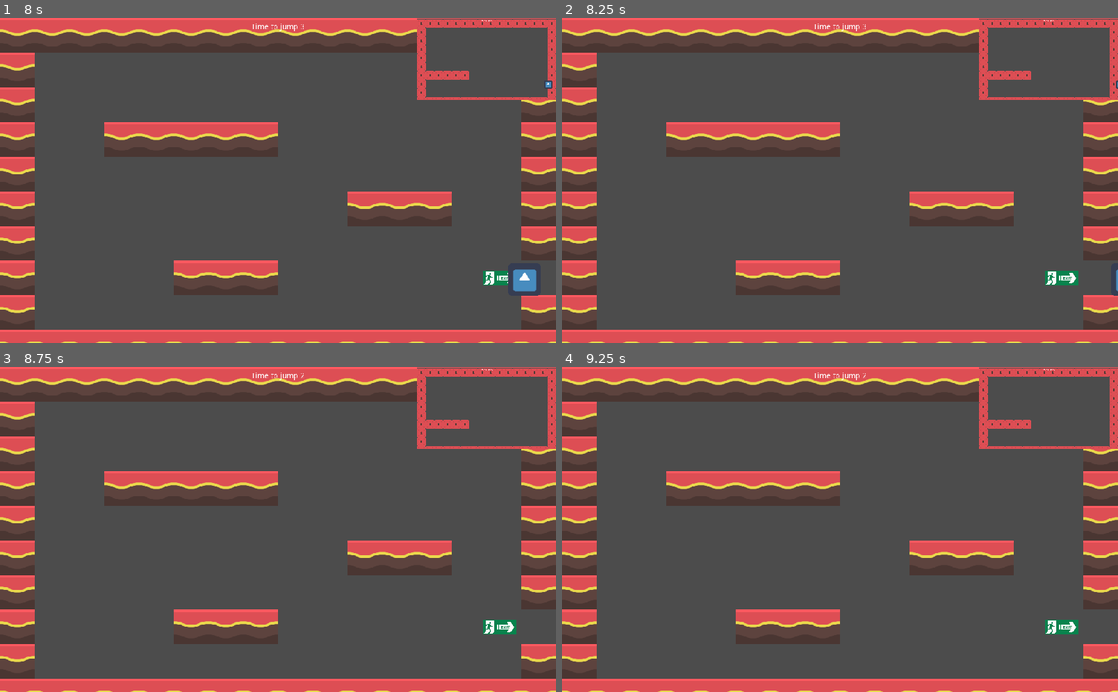
Above: before the commit, frames 1-4 (two rows, left to right).
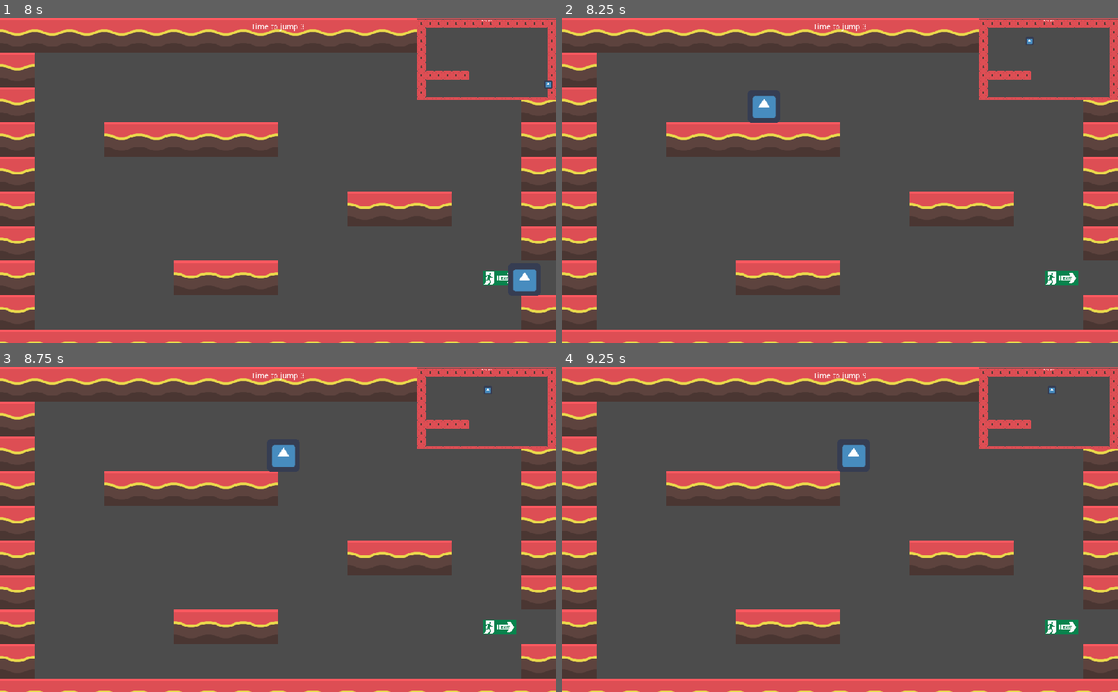
Above: after the commit, the same moments.

Repository: DanCorder/LudumDare51
Game: Godot game, scene res://Menu.tscn
Two runs of this game, one before a commit and one after it. Both use one fixed random seed, a clock stepped at 60 frames per second and the inputs below. The engine's default icon, where the game draws it, is replaced by a stand-in: a white triangle on a blue panel in a dark square. Sound files missing from this copy of the repository are replaced by a short silence.
Inputs:
- Up to frame 1 (8 s): click "Start" at 0.5 s; tap Enter at 1.25 s; hold D (move_right) 1.28-2.03 s; tap Space (jump) at 1.52, 2.27, 3.77, 4.52, 5.27, 6.5, 6.77, 7.52 s; hold S (move_down) 2.03-2.78 s; hold D (move_right) 2.78-4.28 s; hold A (move_left) 4.28-5.78 s; hold S (move_down) 5.78-6.53 s; hold D (move_right) from 6.53 s (still down)
- Up to frame 2 (8.25 s): keep holding D (move_right)
- Up to frame 3 (8.75 s): keep holding D (move_right); tap Space (jump) at 8.27 s
- Up to frame 4 (9.25 s): release D (move_right) at 8.78 s; hold S (move_down) from 8.78 s (still down)

Frame 1 is identical in both runs. In frame 2, 0.3% of the frame differs, in the area x 33-100%, y 6-86%; in frame 3, 0.3%; in frame 4, 0.3%.

Commit message:
Level switching system

Diff:
--- a/Win Area.gd
+++ b/Win Area.gd
@@ -2,4 +2,5 @@
 
 func _on_Win_Area_area_entered(area):
 	if area == get_parent().get_node("Player").get_node("Area2D"):
-		print(get_parent().next_level)
+		var next_level = get_parent().next_level;
+		get_parent().get_parent().change_level_to(next_level);
--- a/fullmap.gd
+++ b/fullmap.gd
@@ -6,15 +6,25 @@
 
 signal timeUpdate(timeRemaining)
 
-var secondsOnCurrentLevel = 0
-var happyLand = true
+var secondsOnCurrentLevel
+var happyLand
 
 # Called when the node enters the scene tree for the first time.
 func _ready():
+	happyLand = true
+	secondsOnCurrentLevel = 0
+
 	$LevelSwitchTimer.start()
 	$Level/Player/Ghost.global_position.y += mapOffset
 	get_parent().get_child(0).make_current()
 
+func change_level_to(level):
+	remove_child($Level)
+	var new_level = load(level).instance()
+	new_level.set_name("Level");
+	add_child(new_level)
+
+	_ready();
 
 func _on_LevelSwitchTimer_timeout():
 	secondsOnCurrentLevel += 1
